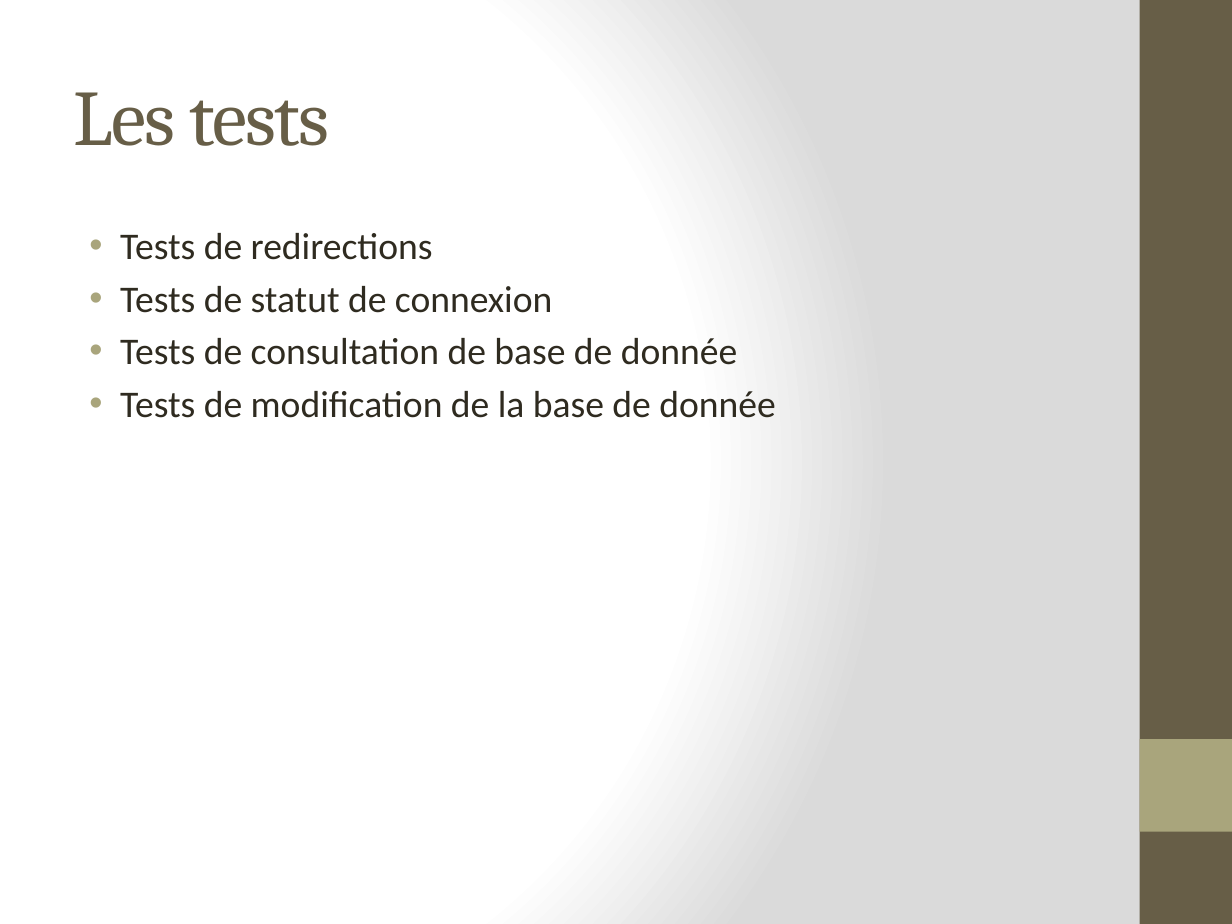
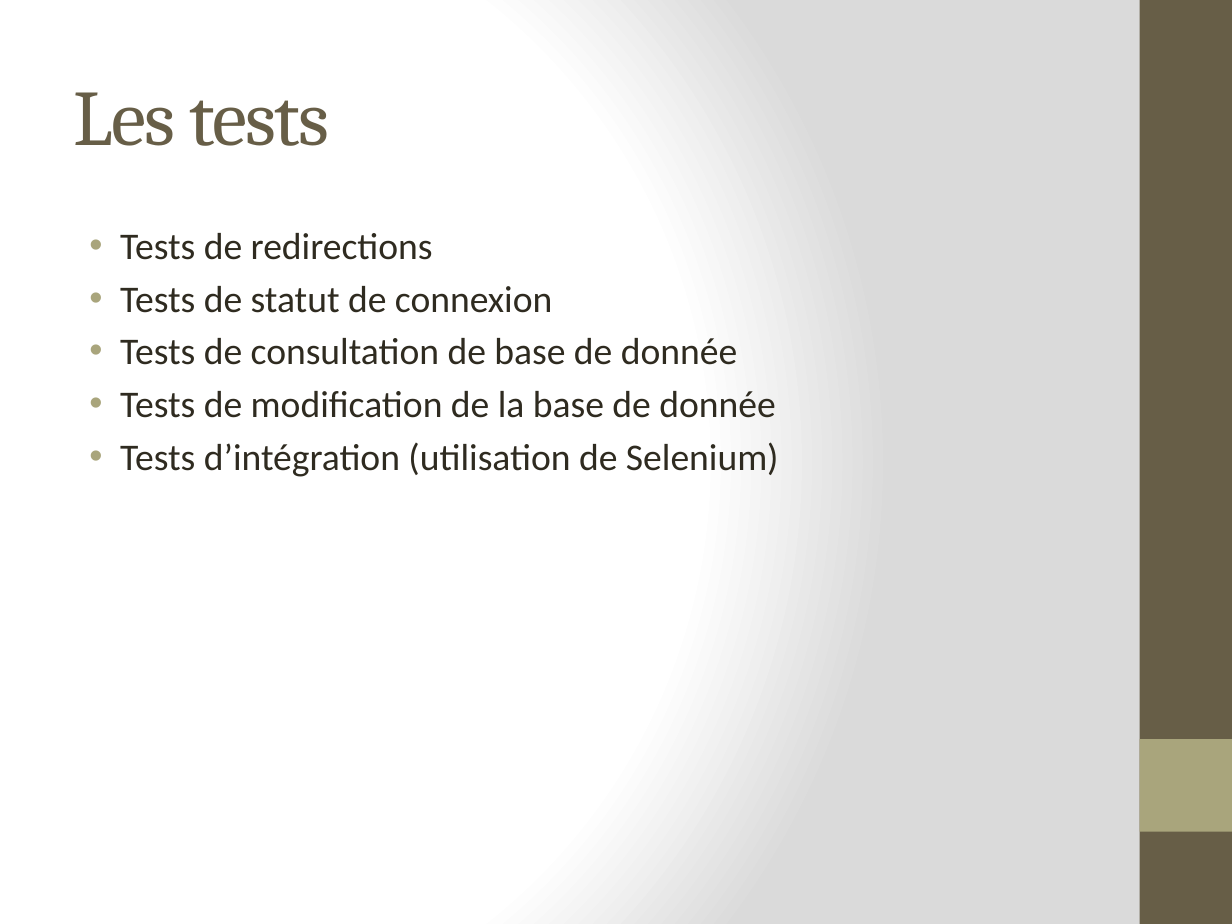
Before and after one commit to Zepmanbc/oc_dapython_pr8, a slide deck: slide 11 of doc/Soutenance Projet 8.pptx. Drawn at 1232x924 pixels with LibreOffice and Linux fonts; fonts in the diff are those of the drawing. Boxes give left, top, right and bottom in pixels: in the first picture for what was removed or moved away, otherwise in the second. Text is boxed around its words. In the diff, an @@ line names an element or a change of style, - is before the commit and + after.

Commit message:
ajout test d'intégration dans doc soutenance

```diff
--- a/doc/Soutenance Projet 8.pptx
+++ b/doc/Soutenance Projet 8.pptx
@@ text at (120, 442, 779, 477): paragraph added @@
+• Tests d’intégration (utilisation de Selenium)
```
Also in this commit, not shown: 1 other file.
